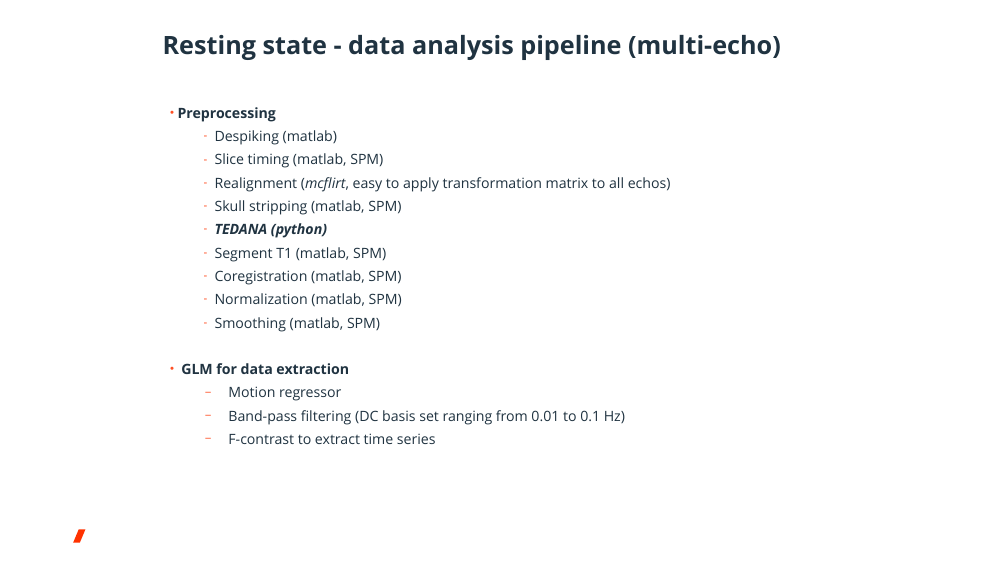
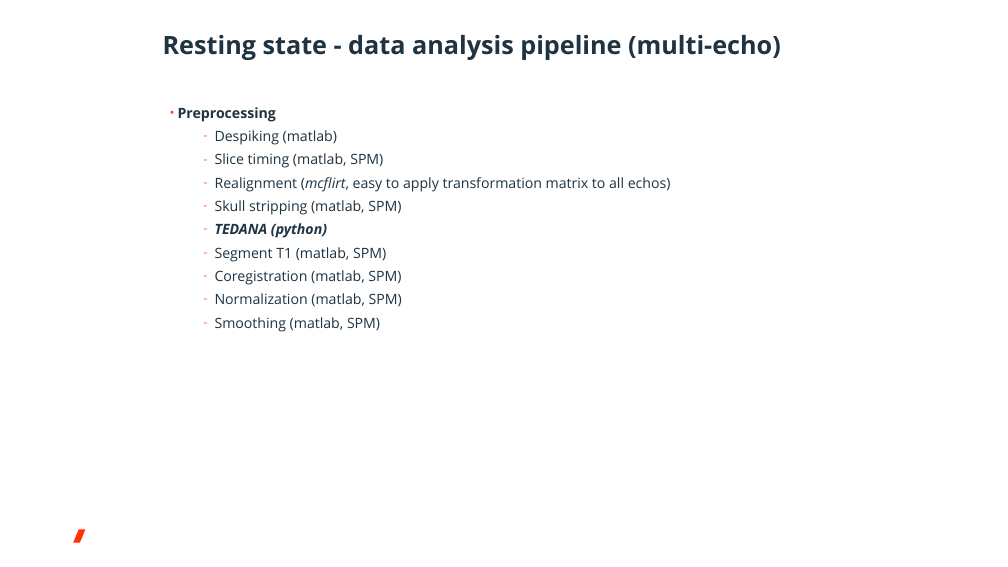
Before and after one commit to da-wi/workshop_brainfood, a slide deck: slide 12 of slides/brainfood_DCM_workshop.pptx (slide 11 before the commit). Drawn at 1008x567 pixels with LibreOffice and Linux fonts; fonts in the diff are those of the drawing; background and template pictures are left out. Boxes give left, top, right and bottom in pixels: in the first picture for what was removed or moved away, otherwise in the second. Text is boxed around its words. In the diff, an @@ line names an element or a change of style, - is before the commit and + after.

```diff
--- a/slides/brainfood_DCM_workshop.pptx
+++ b/slides/brainfood_DCM_workshop.pptx
@@ text at (181,363,625,444): paragraphs removed @@
-• GLM for data extraction
-        − Motion regressor
-        − Band-pass filtering (DC basis set ranging from 0.01 to 0.1 Hz)
-        − F-contrast to extract time series
```
Also in this commit, not shown: 2 other slides changed, 2 slides added, 3 other files.
